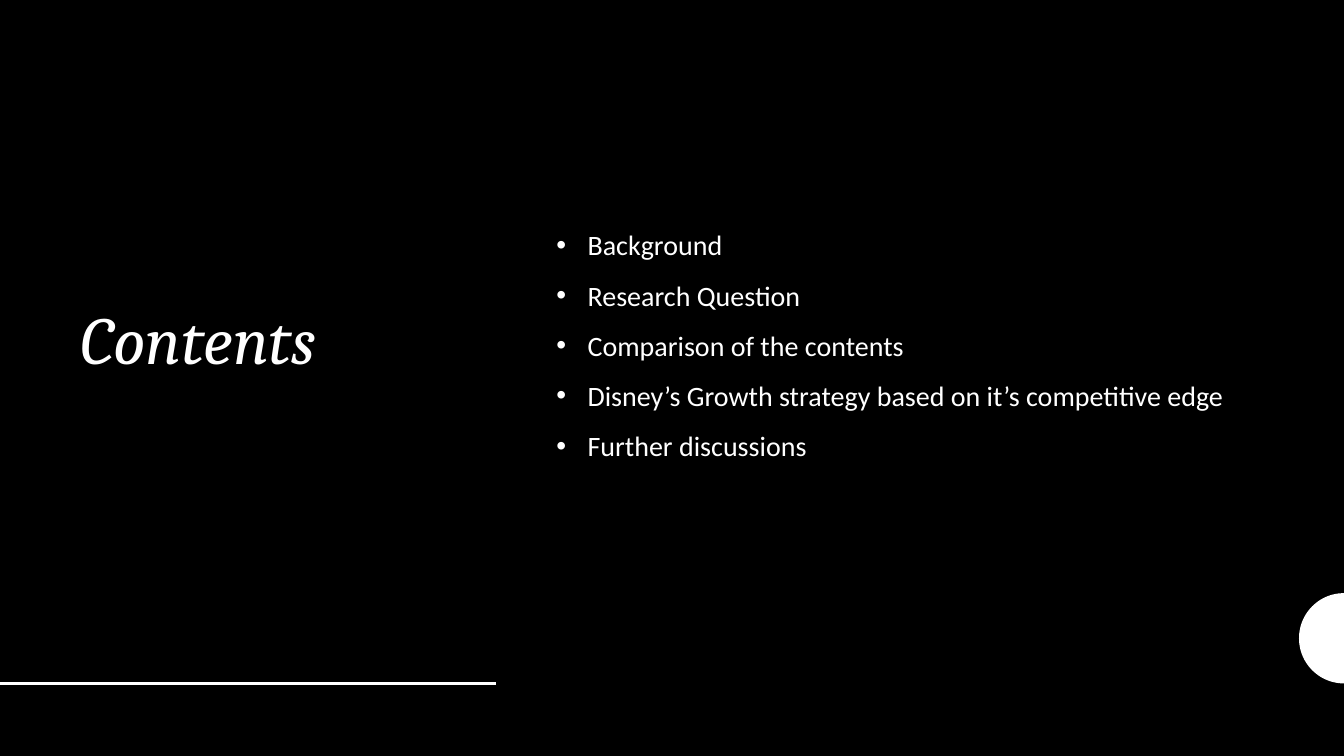
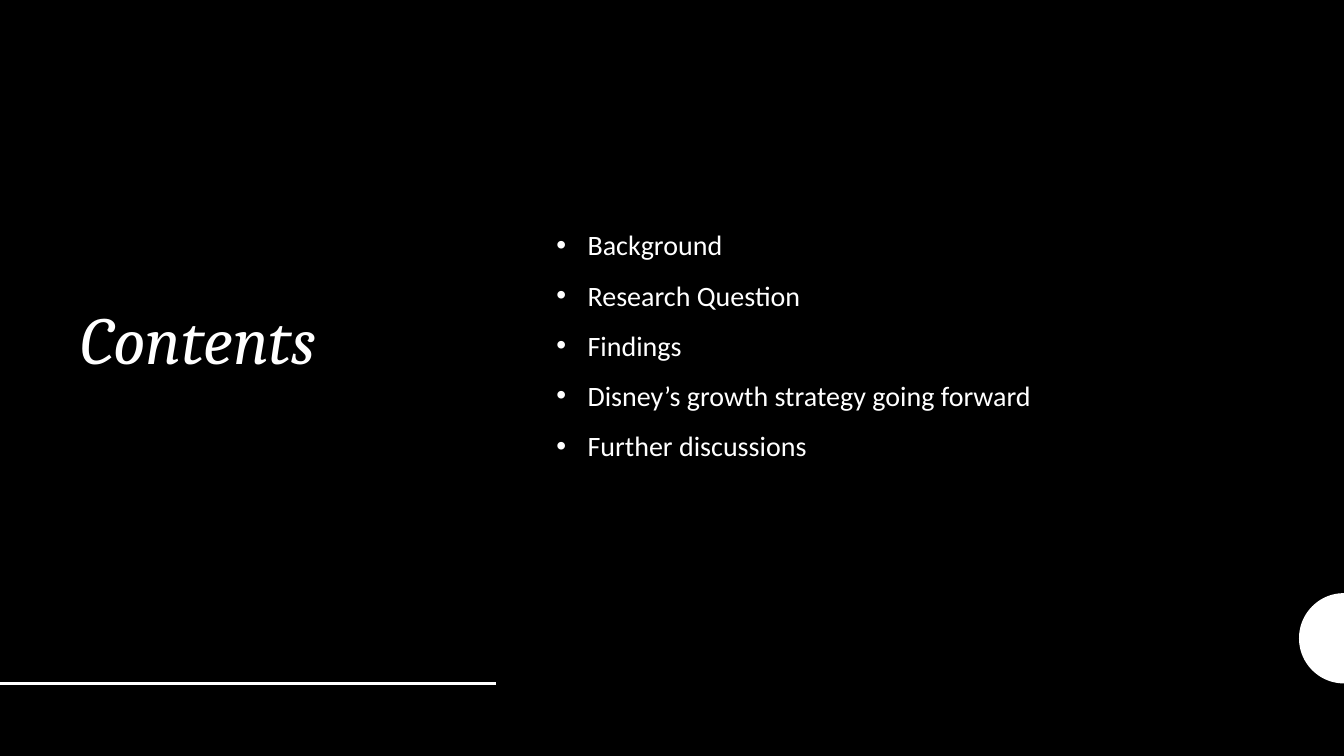
Before and after one commit to qwang27/Python_Into_Project, a slide deck: slide 2 of Analysis of Disney Plus Competitiveness over Netflix.pptx. Drawn at 1344x756 pixels with LibreOffice and Linux fonts; fonts in the diff are those of the drawing. Boxes give left, top, right and bottom in pixels: in the first picture for what was removed or moved away, otherwise in the second. Text is boxed around its words. In the diff, an @@ line names an element or a change of style, - is before the commit and + after.

```diff
--- a/Analysis of Disney Plus Competitiveness over Netflix.pptx
+++ b/Analysis of Disney Plus Competitiveness over Netflix.pptx
@@ text at [588, 336, 1031, 411]: text changed @@
-• Comparison of the contents
-• Disney’s Growth strategy based on it’s competitive edge
+• Findings
+• Disney’s growth strategy going forward
```
Also in this commit, not shown: 6 other slides changed, 1 slide added, 2 other files.
